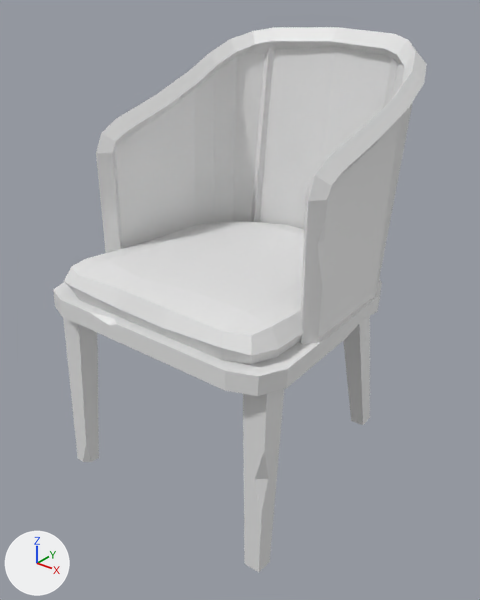
What one commit did to the glTF model models/synty/SM_Prop_Chair_01.glb.
Both versions are drawn from a camera (50 mm lens) standing at (0.75, -0.94, 0.944) and looking at (0.002, -0.004, 0.363). The axes (+X, +Y, +Z) are drawn at lower left. The lights are the same throughout. The first picture is the older version. Where no turn or scale is listed for an object, it has been applied to the vertices.

Objects in the first picture: 'SM_Prop_Chair_01'.
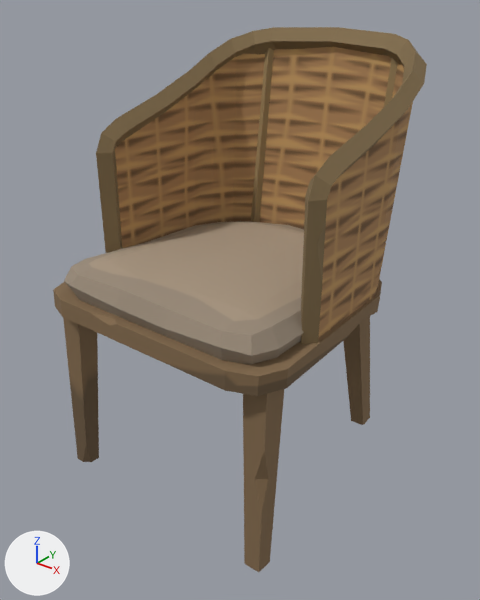
Changed parts and their boxes (x1, y1, x2, y2) in the pictures (480 x 600 px):
'SM_Prop_Chair_01', recoloured (white to brown)
    both: (53, 27, 427, 572)

The change, as a list of edits to the scene's bpy script:
```text
Add img_polygonpalmcity_01_a:
    img_polygonpalmcity_01_a = load_image('PolygonPalmCity_01_A', '_unpacked/PolygonPalmCity_01_A', 4096, 4096, 'sRGB')
Add mat_atlas:
    mat_atlas = principled_material('atlas')
    mat_atlas.texture = img_polygonpalmcity_01_a
    mat_atlas.roughness = 0.9
Change me_mesh:
    where me_mesh.from_pydata(...)  # 323 vertices, 542 faces; spans x -0.268..0.263, y -0.283..0.344, z -0.003..0.852
    add me_mesh.materials.append(mat_atlas)  # picture img_polygonpalmcity_01_a
```
